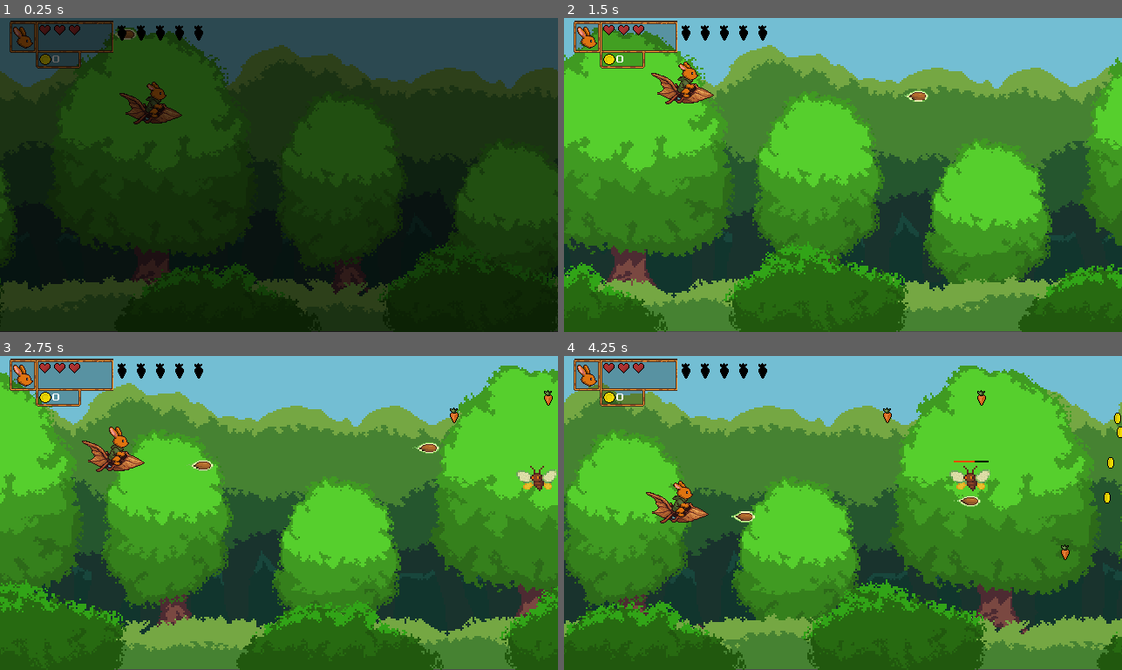
Above: before the commit, frames 1-4 (two rows, left to right).
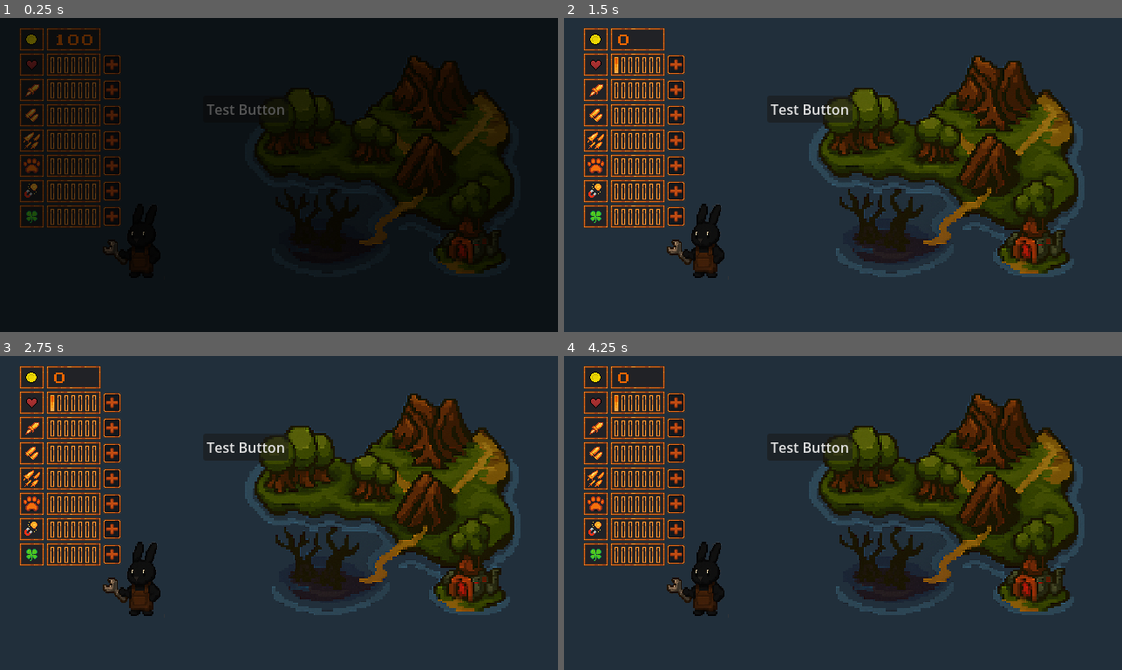
Above: after the commit, the same moments.

Repository: xrysen/skyburrower
Game: Godot game, scene res://WorldMap/worldMap.tscn
Same seed, same stepped clock (60 frames per second), same inputs: the game is played once before the commit and once after it. Before the commit the project starts from res://Levels/Level 1/level1-1.tscn.
Inputs (mouse positions are in pixels of both pictures, inside the frame that each line leads up to):
- Up to frame 1 (0.25 s): no input
- Up to frame 2 (1.5 s): click (675, 65) at 0.52 s; click (675, 90) at 1.27 s
- Up to frame 3 (2.75 s): click (111, 453) at 2.02 s
- Up to frame 4 (4.25 s): click (675, 478) at 2.77 s; click (675, 503) at 3.52 s

The runs differ from the first frame. In frame 1, 72% of the frame differs, in the area x 0-100%, y 0-100%; in frame 2, 94%; in frame 3, 93%; in frame 4, 95%.

Commit message:
Adds upgrade handling

Diff:
--- a/Global/Global.gd
+++ b/Global/Global.gd
@@ -1,25 +1,51 @@
 extends Node
 
-var coin_count: int = 0
+var coin_count: int = 100
 var fire_rate: float = 0.5
 var strength: int = 1
 var max_health: int = 3
 var magnet: float = 25.0
 var luck: int = 1
 var speed: float = 3.0
+var num_bullets: int
+const BASE_COST: int = 100
 
 var upgrades = {
-	"health": 0, "strength": 0, "fire_rate": 0, "magnet": 0, "luck": 0, "num_bullets": 0, "speed": 0
+	"health": {"level": 0, "cost": 100, "multi": 50},
+	"strength": {"level": 0, "cost": 100, "multi": 50},
+	"fire_rate": {"level": 0, "cost": 100, "multi": 50},
+	"magnet": {"level": 0, "cost": 100, "multi": 50},
+	"luck": {"level": 0, "cost": 100, "multi": 50},
+	"num_bullets": {"level": 0, "cost": 100, "multi": 100},
+	"speed": {"level": 0, "cost": 100, "multi": 50}
 }
 
 
 func apply_upgrades():
-	max_health = 3 + upgrades["health"]
-	strength = 1 + upgrades["strength"]
-	fire_rate = 0.5 - (upgrades["fire_rate"] * 0.05)
-	magnet = 25.0 + (upgrades["magnet"] * 10.0)
-	luck = 1 + (upgrades["luck"])
-	speed = 3.0 + (upgrades["speed"] * 1.5)
+	max_health = 3 + upgrades["health"]["level"]
+	strength = 1 + upgrades["strength"]["level"]
+	fire_rate = 0.5 - (upgrades["fire_rate"]["level"] * 0.05)
+	magnet = 25.0 + (upgrades["magnet"]["level"] * 10.0)
+	luck = 1 + (upgrades["luck"]["level"])
+	speed = 3.0 + (upgrades["speed"]["level"] * 1.5)
+	num_bullets = upgrades["num_bullets"]["level"]
+
+
+func upgrade_formula(upgrade) -> int:
+	return (
+		BASE_COST
+		+ (upgrades[upgrade]["level"] * upgrades[upgrade]["level"] * upgrades[upgrade]["multi"])
+	)
+
+
+func apply_upgrade_cost():
+	upgrades["health"]["cost"] = upgrade_formula("health")
+	upgrades["strength"]["cost"] = upgrade_formula("strength")
+	upgrades["fire_rate"]["cost"] = upgrade_formula("fire_rate")
+	upgrades["magnet"]["cost"] = upgrade_formula("magnet")
+	upgrades["luck"]["cost"] = upgrade_formula("luck")
+	upgrades["speed"]["cost"] = upgrade_formula("speed")
+	upgrades["num_bullets"]["cost"] = upgrade_formula("num_bullets")
 
 
 var levels = [{"level": [{"carrot_count": 0, "completed": false}]}]
@@ -30,6 +56,11 @@
 
 func add_coins(amount: int = 1):
 	coin_count += amount
+	emit_signal("coins_changed")
+
+
+func remove_coins(amount: int = 1):
+	coin_count -= amount
 	emit_signal("coins_changed")
 
 
--- a/WorldMap/WorldMap.gd
+++ b/WorldMap/WorldMap.gd
@@ -18,7 +18,7 @@
 	$Label.text = "%d" % Global.coin_count
 	add_child(fade)
 	draw_upgrades()
-
+	set_tooltip_text()
 	fade.fade_in()
 
 
@@ -27,7 +27,7 @@
 		child.queue_free()
 
 	for i in range(MAX_UPGRADE):
-		var heart_icon = full_upgrade if i < Global.upgrades.health else empty_upgrade
+		var heart_icon = full_upgrade if i < Global.upgrades["health"]["level"] else empty_upgrade
 		heart_container.add_child(heart_icon.instantiate())
 
 
@@ -36,7 +36,7 @@
 		child.queue_free()
 
 	for i in range(MAX_UPGRADE):
-		var bs_icon = full_upgrade if i < Global.upgrades.strength else empty_upgrade
+		var bs_icon = full_upgrade if i < Global.upgrades["strength"]["level"] else empty_upgrade
 		bstr_container.add_child(bs_icon.instantiate())
 
 
@@ -45,7 +45,7 @@
 		child.queue_free()
 
 	for i in range(MAX_UPGRADE):
-		var bspd_icon = full_upgrade if i < Global.upgrades.fire_rate else empty_upgrade
+		var bspd_icon = full_upgrade if i < Global.upgrades["fire_rate"]["level"] else empty_upgrade
 		bspd_container.add_child(bspd_icon.instantiate())
 
 
@@ -54,7 +54,9 @@
 		child.queue_free()
 
 	for i in range(MAX_UPGRADE):
-		var bull_icon = full_upgrade if i < Global.upgrades.num_bullets else empty_upgrade
+		var bull_icon = (
+			full_upgrade if i < Global.upgrades["num_bullets"]["level"] else empty_upgrade
+		)
 		bullets_container.add_child(bull_icon.instantiate())
 
 
@@ -63,7 +65,7 @@
 		child.queue_free()
 
 	for i in range(MAX_UPGRADE):
-		var spd_icon = full_upgrade if i < Global.upgrades.speed else empty_upgrade
+		var spd_icon = full_upgrade if i < Global.upgrades["speed"]["level"] else empty_upgrade
 		speed_container.add_child(spd_icon.instantiate())
 
 
@@ -72,7 +74,7 @@
 		child.queue_free()
 
 	for i in range(MAX_UPGRADE):
-		var mag_icon = full_upgrade if i < Global.upgrades.magnet else empty_upgrade
+		var mag_icon = full_upgrade if i < Global.upgrades["magnet"]["level"] else empty_upgrade
 		magnet_container.add_child(mag_icon.instantiate())
 
 
@@ -81,7 +83,7 @@
 		child.queue_free()
 
 	for i in range(MAX_UPGRADE):
-		var luck_icon = full_upgrade if i < Global.upgrades.luck else empty_upgrade
+		var luck_icon = full_upgrade if i < Global.upgrades["luck"]["level"] else empty_upgrade
 		luck_container.add_child(luck_icon.instantiate())
 
 
@@ -96,10 +98,51 @@
 
 
 func handle_upgrade(upgrade):
-	if Global.upgrades[upgrade] < 7:
-		Global.upgrades[upgrade] += 1
+	if Global.upgrades[upgrade]["level"] < 7 && Global.coin_count >= Global.upgrades[upgrade]["cost"]:
+		Global.remove_coins(Global.upgrades[upgrade]["cost"])
+		Global.upgrades[upgrade]["level"] += 1
 		Global.apply_upgrades()
+		Global.apply_upgrade_cost()
 		draw_upgrades()
+		set_tooltip_text()
+		$Label.text = "%d" % Global.coin_count
+
+
+func set_tooltip_text():
+	$HButton.tooltip_text = (
+		"Cost: %s\nBoosts your max health.\nBecause surviving is kind\nof important."
+		% Global.upgrades["health"]["cost"]
+	)
+
+	$BSButton.tooltip_text = (
+		"Cost: %s\nYour bullets hit harder.\nFewer shots, more\nresults."
+		% Global.upgrades["strength"]["cost"]
+	)
+
+	$BSPDButton.tooltip_text = (
+		"Cost: %s\nFire faster. Because\nstanding still is for\namateurs."
+		% Global.upgrades["fire_rate"]["cost"]
+	)
+
+	$NumBulletsButton.tooltip_text = (
+		"Cost: %s\nAdds more bullets per\nshot. Simple math:\nmore = better."
+		% Global.upgrades["num_bullets"]["cost"]
+	)
+
+	$SpeedButton.tooltip_text = (
+		"Cost: %s\nIncreases movement\nspeed. Dodge smarter,\nnot harder."
+		% Global.upgrades["speed"]["cost"]
+	)
+
+	$MagnetButton.tooltip_text = (
+		"Cost: %s\nPulls coins in from\nfarther away. Like you're\nmade of money."
+		% Global.upgrades["magnet"]["cost"]
+	)
+
+	$LuckButton.tooltip_text = (
+		"Cost: %s\nBetter coin drops and\nmore big coins. Some\nbunnies have all the luck."
+		% Global.upgrades["luck"]["cost"]
+	)
 
 
 func _on_luck_button_pressed() -> void:
--- /dev/null
+++ b/WorldMap/toolTip.tres
@@ -0,0 +1,7 @@
+[gd_resource type="Theme" load_steps=2 format=3 uid="uid://btcflhynn2aqm"]
+
+[ext_resource type="FontFile" uid="uid://vkrvvl6kxy07" path="res://UI/saikyo9png.png" id="1_d6g47"]
+
+[resource]
+default_font = ExtResource("1_d6g47")
+default_font_size = 9
--- a/WorldMap/worldMap.tscn
+++ b/WorldMap/worldMap.tscn
@@ -1,9 +1,10 @@
-[gd_scene load_steps=7 format=3 uid="uid://berfh832d61h"]
+[gd_scene load_steps=8 format=3 uid="uid://berfh832d61h"]
 
 [ext_resource type="Script" uid="uid://e0c7l1ikpeva" path="res://WorldMap/WorldMap.gd" id="1_2e51s"]
 [ext_resource type="Texture2D" uid="uid://bfiuoaon5ouny" path="res://WorldMap/wm.png" id="2_2e51s"]
 [ext_resource type="Texture2D" uid="uid://jod33sbpodrj" path="res://WorldMap/UpgradeLayer.png" id="2_cjoq7"]
 [ext_resource type="Texture2D" uid="uid://26m5nsq810rw" path="res://WorldMap/plusSign.png" id="3_u7cel"]
+[ext_resource type="Theme" uid="uid://btcflhynn2aqm" path="res://WorldMap/toolTip.tres" id="4_jk85p"]
 [ext_resource type="Texture2D" uid="uid://cgjytqicb2bvt" path="res://WorldMap/plusSignPressed.png" id="4_u7cel"]
 [ext_resource type="FontFile" uid="uid://ctn7n1fepx6rv" path="res://UI/saikyoFonto.png" id="6_1y6mk"]
 
@@ -25,6 +26,7 @@
 offset_top = 42.0
 offset_right = 139.0
 offset_bottom = 65.0
+theme = ExtResource("4_jk85p")
 texture_normal = ExtResource("3_u7cel")
 texture_pressed = ExtResource("4_u7cel")
 
@@ -33,6 +35,7 @@
 offset_top = 71.0
 offset_right = 139.0
 offset_bottom = 94.0
+theme = ExtResource("4_jk85p")
 texture_normal = ExtResource("3_u7cel")
 texture_pressed = ExtResource("4_u7cel")
 
@@ -41,6 +44,7 @@
 offset_top = 100.0
 offset_right = 139.0
 offset_bottom = 123.0
+theme = ExtResource("4_jk85p")
 texture_normal = ExtResource("3_u7cel")
 texture_pressed = ExtResource("4_u7cel")
 
@@ -49,6 +53,7 @@
 offset_top = 129.0
 offset_right = 139.0
 offset_bottom = 152.0
+theme = ExtResource("4_jk85p")
 texture_normal = ExtResource("3_u7cel")
 texture_pressed = ExtResource("4_u7cel")
 
@@ -57,6 +62,7 @@
 offset_top = 158.0
 offset_right = 139.0
 offset_bottom = 181.0
+theme = ExtResource("4_jk85p")
 texture_normal = ExtResource("3_u7cel")
 texture_pressed = ExtResource("4_u7cel")
 
@@ -65,6 +71,7 @@
 offset_top = 187.0
 offset_right = 139.0
 offset_bottom = 210.0
+theme = ExtResource("4_jk85p")
 texture_normal = ExtResource("3_u7cel")
 texture_pressed = ExtResource("4_u7cel")
 
@@ -73,6 +80,7 @@
 offset_top = 216.0
 offset_right = 139.0
 offset_bottom = 239.0
+theme = ExtResource("4_jk85p")
 texture_normal = ExtResource("3_u7cel")
 texture_pressed = ExtResource("4_u7cel")
 
--- a/project.godot
+++ b/project.godot
@@ -11,7 +11,7 @@
 [application]
 
 config/name="Skyburrower"
-run/main_scene="uid://bjj0h3f0yd6xf"
+run/main_scene="uid://berfh832d61h"
 config/features=PackedStringArray("4.4", "Forward Plus")
 config/icon="res://icon.svg"
 
Binary file added: UI/saikyo9png.png
Not shown, added: UI/saikyo9png.png.import
